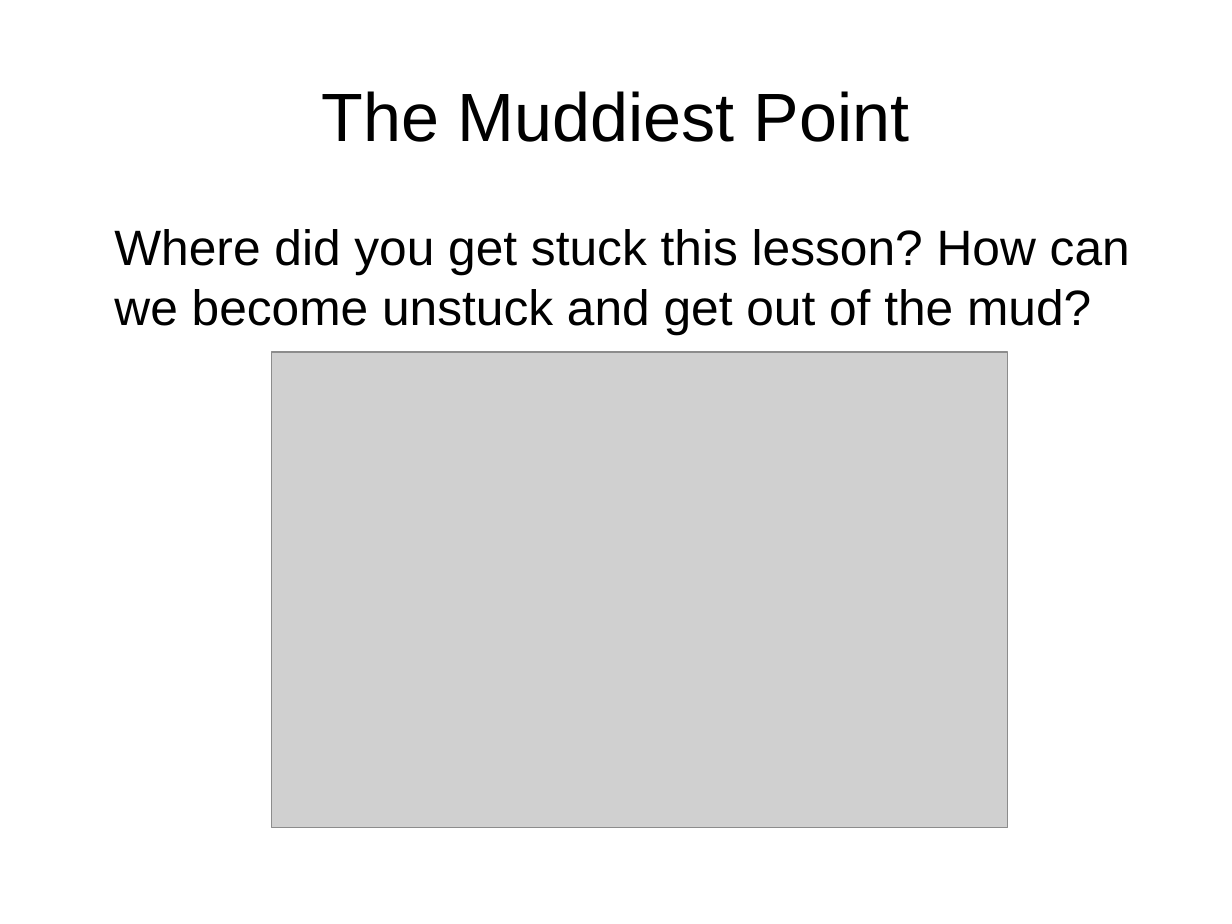
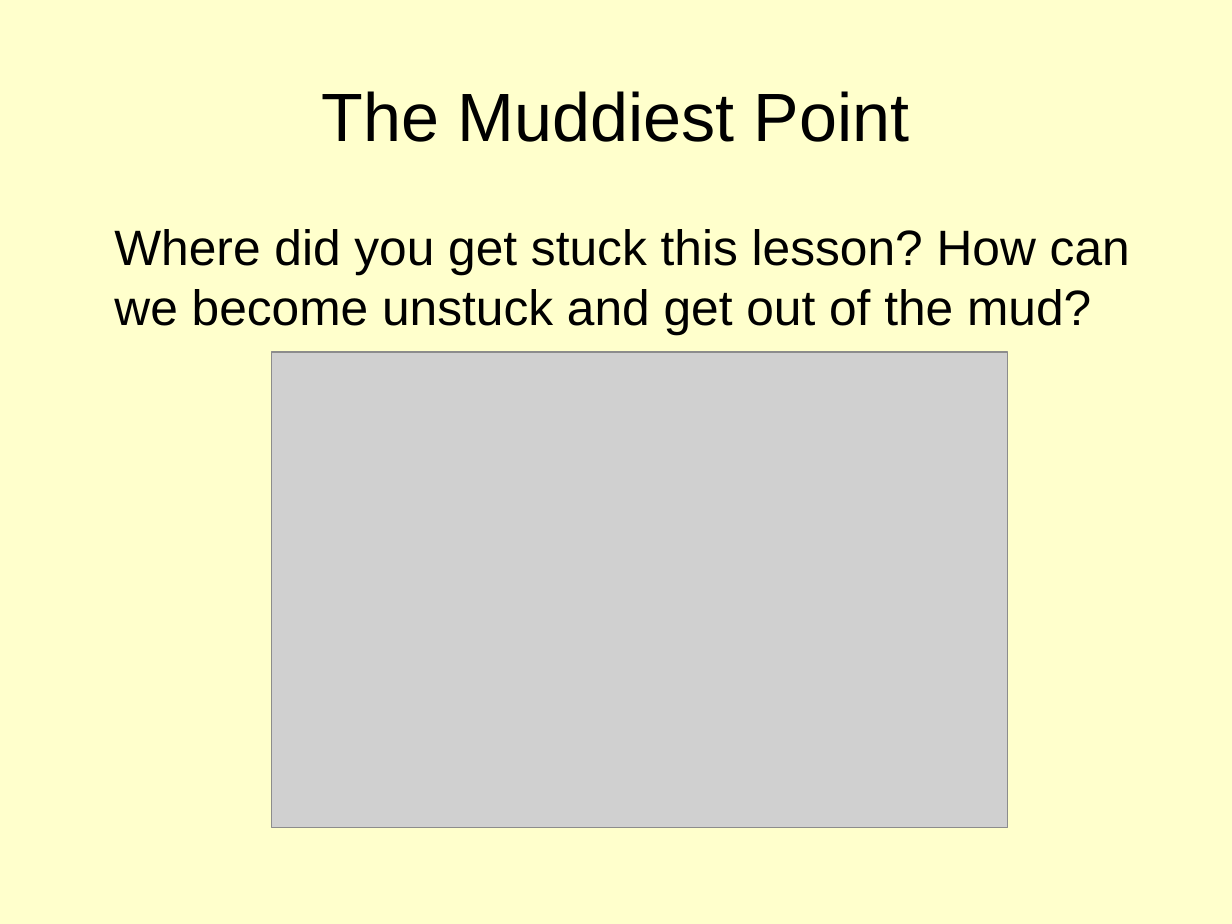
Before and after one commit to robert-impey/ICT-Teaching-Materials, a slide deck: slide 1 of AfL/The Muddiest Point.odp. Drawn at 1232x924 pixels with LibreOffice and Linux fonts; fonts in the diff are those of the drawing; grey boxes stand for pictures. Boxes give left, top, right and bottom in pixels: in the first picture for what was removed or moved away, otherwise in the second. Text is boxed around its words. In the diff, an @@ line names an element or a change of style, - is before the commit and + after.

Commit message:
Changed the bg colour.
Aiming to increase readability for dyslexic students.

See:
http://www.bdadyslexia.org.uk/about-dyslexia/further-information/dyslexia-style-guide.html

```diff
--- a/AfL/The Muddiest Point.odp
+++ b/AfL/The Muddiest Point.odp
@@ background #FFFFFF to #FFFFCC @@
```
